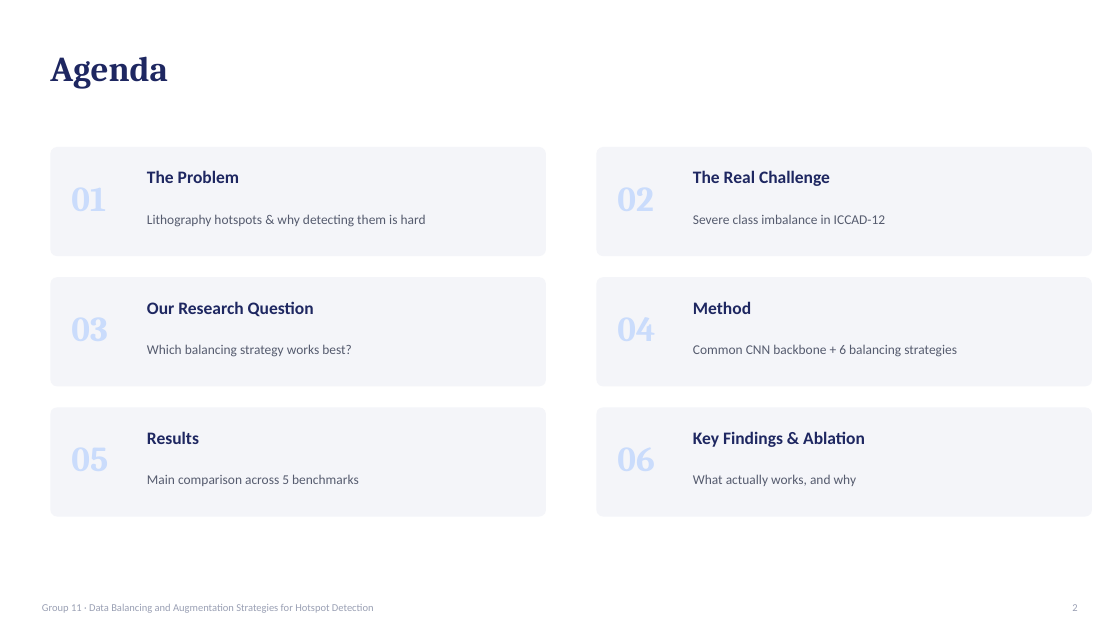
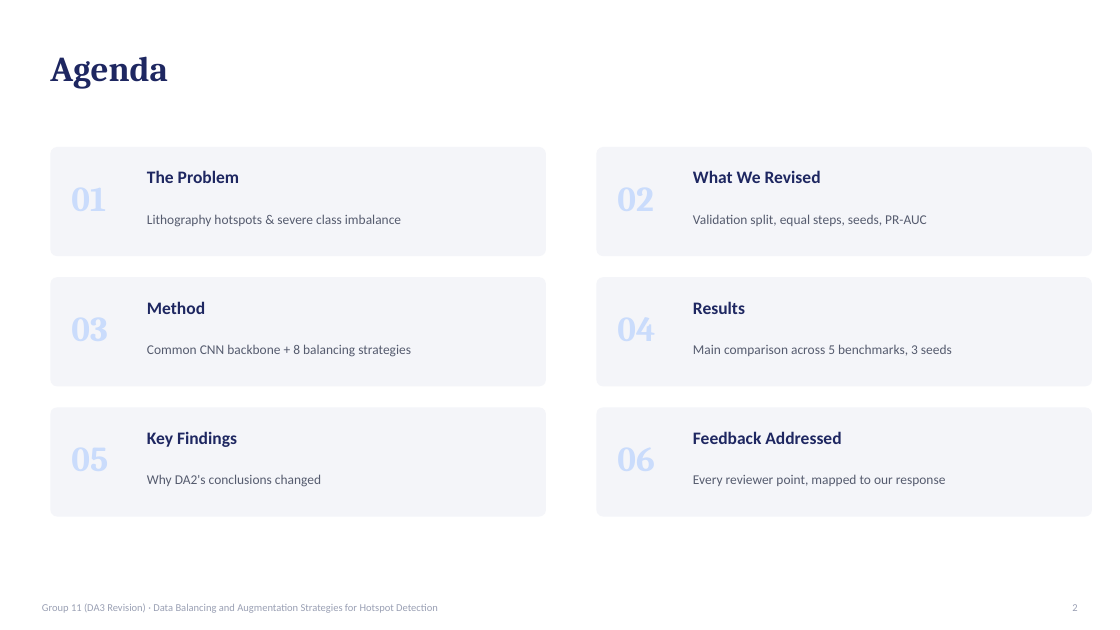
Before and after one commit to Nukebyt/Data-Balancing-For-Hotspot-Detection, a slide deck: slide 2 of report/slides.pptx. Drawn at 1120x630 pixels with LibreOffice and Linux fonts; fonts in the diff are those of the drawing. Boxes give left, top, right and bottom in pixels: in the first picture for what was removed or moved away, otherwise in the second. Text is boxed around its words. In the diff, an @@ line names an element or a change of style, - is before the commit and + after.

Commit message:
DA3 revision: fair training protocol overturns DA2 conclusions
Addresses all Group 11 feedback plus common-to-all-groups feedback:

- Validation split (15%, fixed seed) carved from training data only;
  checkpoint selection on validation, test touched exactly once.
- Equalised gradient-update steps per benchmark (not epochs), removing
  the confound where RUS's smaller resampled set meant far fewer
  actual updates than ROS/ROS+Aug under the old fixed-epoch protocol.
- Main grid now runs 3 seeds (42/123/2024) with paired significance
  testing (t-test + Wilcoxon); ratio ablation re-run under the same
  corrected protocol.
- PR-AUC added as a threshold-free companion metric to every run.
- Two new combined-strategy variants (combo_mild, combo_batch_aug).
- Physical justification for flip/rotation augmentation (Manhattan
  geometry closure + local lithography-diffraction-physics argument).
- Mechanistic learning-curve analysis explaining why RUS appeared to
  fail in DA2 (training-protocol artifact) and what its real,
  narrower weakness actually is (PR-AUC/calibration, not detection).
- Literature review expanded from 9 to 40 web-verified references, all
  cited in text; new section comparing against published ICCAD-12
  results.
- Headline finding: under the corrected protocol, no strategy's
  balanced accuracy is statistically distinguishable from any other's;
  PR-AUC recovers real, significant differences instead.

Deliverables: revised report.tex/PDF (12pp, IEEE double-column),
G11_DA3_SingleColumn.docx and G11_DA3_DoubleColumn.docx (built via a
pandoc-based pipeline, report/build_docx.py), updated 17-slide deck,
full experiment results/figures, and DA2 results archived for
before/after comparison. Report prose also passed through a dash/
AI-tell cleanup pass.

```diff
--- a/report/slides.pptx
+++ b/report/slides.pptx
@@ text at (x1=693, y1=170, x2=821, y2=183): text changed @@
-The Real Challenge
+What We Revised
@@ text at (x1=147, y1=214, x2=401, y2=227): text changed @@
-Lithography hotspots & why detecting them is hard
+Lithography hotspots & severe class imbalance
@@ text at (x1=693, y1=214, x2=927, y2=226): text changed @@
-Severe class imbalance in ICCAD-12
+Validation split, equal steps, seeds, PR-AUC
@@ text at (x1=147, y1=301, x2=205, y2=314): text changed @@
-Our Research Question
+Method
@@ text at (x1=693, y1=301, x2=745, y2=314): text changed @@
-Method
+Results
@@ text at (x1=147, y1=344, x2=411, y2=357): text changed @@
-Which balancing strategy works best?
+Common CNN backbone + 8 balancing strategies
@@ text at (x1=693, y1=344, x2=952, y2=356): text changed @@
-Common CNN backbone + 6 balancing strategies
+Main comparison across 5 benchmarks, 3 seeds
@@ text at (x1=147, y1=431, x2=237, y2=447): text changed @@
-Results
+Key Findings
@@ text at (x1=693, y1=431, x2=841, y2=444): text changed @@
-Key Findings & Ablation
+Feedback Addressed
@@ text at (x1=147, y1=474, x2=321, y2=487): text changed @@
-Main comparison across 5 benchmarks
+Why DA2's conclusions changed
@@ text at (x1=693, y1=474, x2=946, y2=486): text changed @@
-What actually works, and why
+Every reviewer point, mapped to our response
@@ text at (x1=42, y1=603, x2=438, y2=613): text changed @@
-Group 11 · Data Balancing and Augmentation Strategies for Hotspot Detection
+Group 11 (DA3 Revision) · Data Balancing and Augmentation Strategies for Hotspot Detection
```
Also in this commit, not shown: 10 other slides changed, 6 slides added, 4 slides removed, 43 other files.
